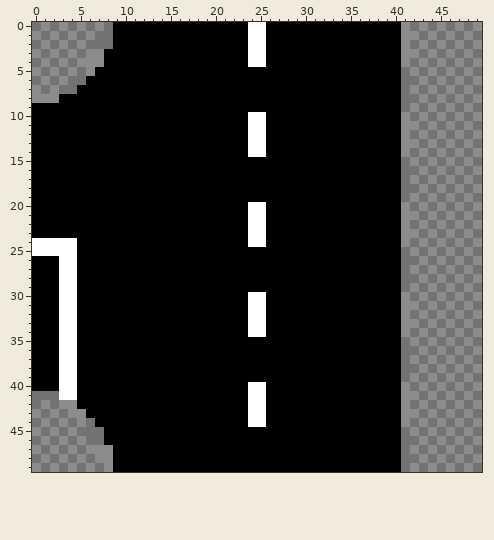
One commit to this pixel-art sprite: WWDC18.playground/Resources/street/street-4.png. This is how it looked before the edit.
The file is 50x50 pixels.
After:
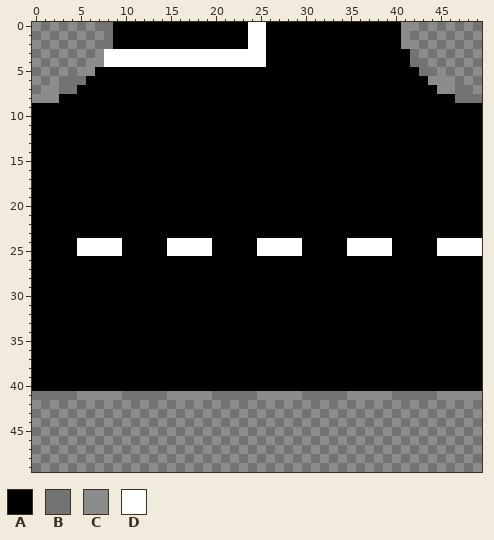
Palette (. is transparent): A #000000  B #737373  C #8c8c8c  D #ffffff
The edit:
Changed rows in their new state; - is an unchanged pixel.
first column x 0:
 0 CBCBCBCB----------------------------------CBCBCBCB
 1 BCBCBCBC----------------------------------BCBCBCBC
 2 CBCBCBC-----------------------------------CBCBCBCB
 3 BCBCBCB-DDDDDDDDDDDDDDDD-----------------ABCBCBCBC
 4 CBCBCB--DDDDDDDDDDDDDDDD-----------------A-BCBCBCB
 5 BCBCBC-----------------------------------AA-BCBCBC
 6 CBCB-------------------------------------AAAC-CBCB
 7 BC---------------------------------------AAAAC--BC
 8 -----------------------------------------AAAAAAB-B
 9 -----------------------------------------AAAAAAAAA
10 ------------------------AA---------------AAAAAAAAA
11 ------------------------AA---------------AAAAAAAAA
12 ------------------------AA---------------AAAAAAAAA
13 ------------------------AA---------------AAAAAAAAA
14 ------------------------AA---------------AAAAAAAAA
15 -----------------------------------------AAAAAAAAA
16 -----------------------------------------AAAAAAAAA
17 -----------------------------------------AAAAAAAAA
18 -----------------------------------------AAAAAAAAA
19 -----------------------------------------AAAAAAAAA
20 ------------------------AA---------------AAAAAAAAA
21 ------------------------AA---------------AAAAAAAAA
22 ------------------------AA---------------AAAAAAAAA
23 ------------------------AA---------------AAAAAAAAA
24 AAAAADDDDD-----DDDDD----A-DDDD-----DDDDD-AAAADDDDD
25 AAAAADDDDD-----DDDDD-----DDDDD-----DDDDD-AAAADDDDD
26 ---AA------------------------------------AAAAAAAAA
27 ---AA------------------------------------AAAAAAAAA
28 ---AA------------------------------------AAAAAAAAA
29 ---AA------------------------------------AAAAAAAAA
30 ---AA-------------------AA---------------AAAAAAAAA
31 ---AA-------------------AA---------------AAAAAAAAA
32 ---AA-------------------AA---------------AAAAAAAAA
33 ---AA-------------------AA---------------AAAAAAAAA
34 ---AA-------------------AA---------------AAAAAAAAA
35 ---AA------------------------------------AAAAAAAAA
36 ---AA------------------------------------AAAAAAAAA
37 ---AA------------------------------------AAAAAAAAA
38 ---AA------------------------------------AAAAAAAAA
39 ---AA------------------------------------AAAAAAAAA
40 ---AA-------------------AA---------------AAAAAAAAA
41 ---BBCCCCCBBBBBCCCCCBBBBBCCCCCBBBBBCCCCCBBB-BC-C-C
42 CBCB-BCBCBCBCBCBCBCBCBCBCBCBCBCBCBCBCBCBCBCBCBCBCB
43 BCBCB-BCBCBCBCBCBCBCBCBCBCBCBCBCBCBCBCBCB-BCBCBCBC
44 CBCBCBCBCBCBCBCBCBCBCBCBCBCBCBCBCBCBCBCBCBCBCBCBCB
45 BCBCBC-CBCBCBCBCBCBCBCBCBCBCBCBCBCBCBCBCBCBCBCBCBC
46 CBCBCBC-CBCBCBCBCBCBCBCBCBCBCBCBCBCBCBCBC-CBCBCBCB
47 BCBCBCB-BCBCBCBCBCBCBCBCBCBCBCBCBCBCBCBCBCBCBCBCBC
48 CBCBCBCB-BCBCBCBCBCBCBCBCBCBCBCBCBCBCBCBC-CBCBCBCB
49 BCBCBCBCBCBCBCBCBCBCBCBCBCBCBCBCBCBCBCBCBCBCBCBCBC
